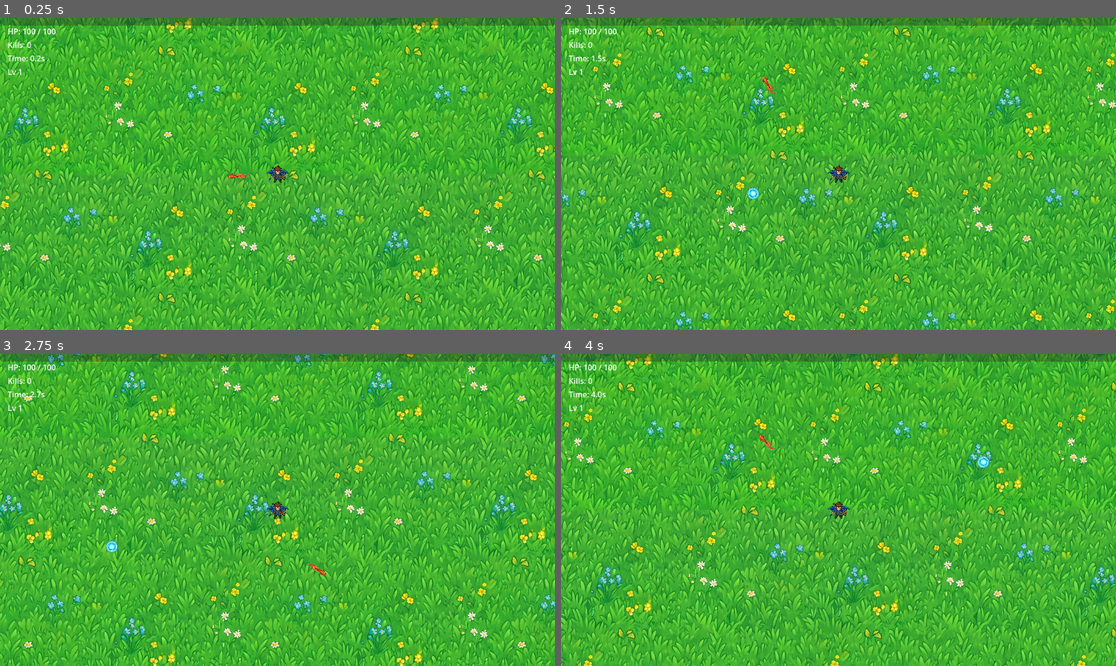
Above: before the commit, frames 1-4 (two rows, left to right).
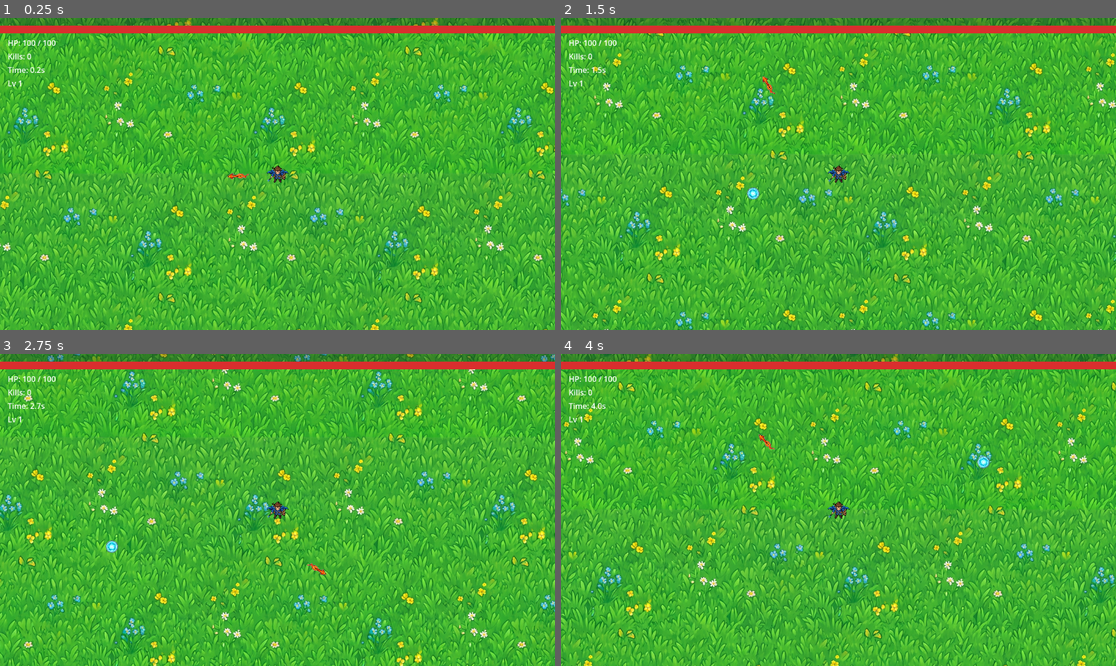
Above: after the commit, the same moments.

Repository: SummerEngine/template-2d-vampire-survivor-roguelike
Game: Godot game, scene res://main.tscn
Two runs of this game, one before a commit and one after it. Both use one fixed random seed, a clock stepped at 60 frames per second and the inputs below.
Inputs:
- Up to frame 1 (0.25 s): no input
- Up to frame 2 (1.5 s): hold D 0.53-1.28 s; hold R 0.53-1.28 s; hold S from 1.28 s (still down); tap R at 1.35 s
- Up to frame 3 (2.75 s): release S at 2.03 s; hold D from 2.03 s (still down); hold R from 2.03 s (still down)
- Up to frame 4 (4 s): release D at 2.78 s; release R at 2.78 s; hold W 2.78-3.53 s; tap R at 2.85 s; hold A from 3.53 s (still down); hold R from 3.53 s (still down)

The runs differ from the first frame. In frame 1, 2.8% of the frame differs, in the area x 0-100%, y 2-23%; in frame 2, 2.8%; in frame 3, 2.7%; in frame 4, 2.8%.

Commit message:
feat: add a health bar to the HUD
- Red ProgressBar under the XP bar, driven by player health
- Shift HUD text labels down to clear both bars

Co-Authored-By: Claude Opus 4.8 (1M context) <noreply@anthropic.com>

Diff:
--- a/main.tscn
+++ b/main.tscn
@@ -11,6 +11,12 @@
 
 [sub_resource type="RectangleShape2D" id="v_wall"]
 size = Vector2(40, 3200)
+
+[sub_resource type="StyleBoxFlat" id="hp_bg"]
+bg_color = Color(0.1, 0.1, 0.1, 0.6)
+
+[sub_resource type="StyleBoxFlat" id="hp_fill"]
+bg_color = Color(0.85, 0.18, 0.18, 1)
 
 [node name="Game" type="Node2D" unique_id=64589296]
 process_mode = 3
@@ -76,33 +82,33 @@
 [node name="HealthLabel" type="Label" parent="UI/HUD" unique_id=405767232]
 layout_mode = 0
 offset_left = 16.0
-offset_top = 16.0
+offset_top = 40.0
 offset_right = 300.0
-offset_bottom = 40.0
+offset_bottom = 64.0
 text = "HP"
 
 [node name="KillsLabel" type="Label" parent="UI/HUD" unique_id=1861085323]
 layout_mode = 0
 offset_left = 16.0
-offset_top = 44.0
+offset_top = 68.0
 offset_right = 300.0
-offset_bottom = 68.0
+offset_bottom = 92.0
 text = "Kills: 0"
 
 [node name="TimeLabel" type="Label" parent="UI/HUD" unique_id=994344640]
 layout_mode = 0
 offset_left = 16.0
-offset_top = 72.0
+offset_top = 96.0
 offset_right = 300.0
-offset_bottom = 96.0
+offset_bottom = 120.0
 text = "Time: 0.0s"
 
 [node name="LevelLabel" type="Label" parent="UI/HUD"]
 layout_mode = 0
 offset_left = 16.0
-offset_top = 100.0
+offset_top = 124.0
 offset_right = 300.0
-offset_bottom = 124.0
+offset_bottom = 148.0
 text = "Lv 1"
 
 [node name="XPBar" type="ProgressBar" parent="UI/HUD"]
@@ -111,6 +117,17 @@
 offset_bottom = 16.0
 value = 0.0
 show_percentage = false
+
+[node name="HealthBar" type="ProgressBar" parent="UI/HUD"]
+layout_mode = 0
+anchor_right = 1.0
+offset_top = 16.0
+offset_bottom = 32.0
+max_value = 100.0
+value = 100.0
+show_percentage = false
+theme_override_styles/background = SubResource("hp_bg")
+theme_override_styles/fill = SubResource("hp_fill")
 
 [node name="GameOverPanel" type="Control" parent="UI" unique_id=1735243368]
 layout_mode = 3
--- a/scripts/main.gd
+++ b/scripts/main.gd
@@ -11,6 +11,7 @@
 @onready var level_system: Node = $LevelSystem
 
 @onready var health_label: Label = $UI/HUD/HealthLabel
+@onready var health_bar: ProgressBar = $UI/HUD/HealthBar
 @onready var kills_label: Label = $UI/HUD/KillsLabel
 @onready var time_label: Label = $UI/HUD/TimeLabel
 @onready var level_label: Label = $UI/HUD/LevelLabel
@@ -102,6 +103,8 @@
 
 func _on_player_health_changed(current: float, maximum: float) -> void:
 	health_label.text = "HP: %d / %d" % [int(ceil(current)), int(maximum)]
+	health_bar.max_value = maximum
+	health_bar.value = current
 
 func _on_player_died() -> void:
 	is_game_over = true
